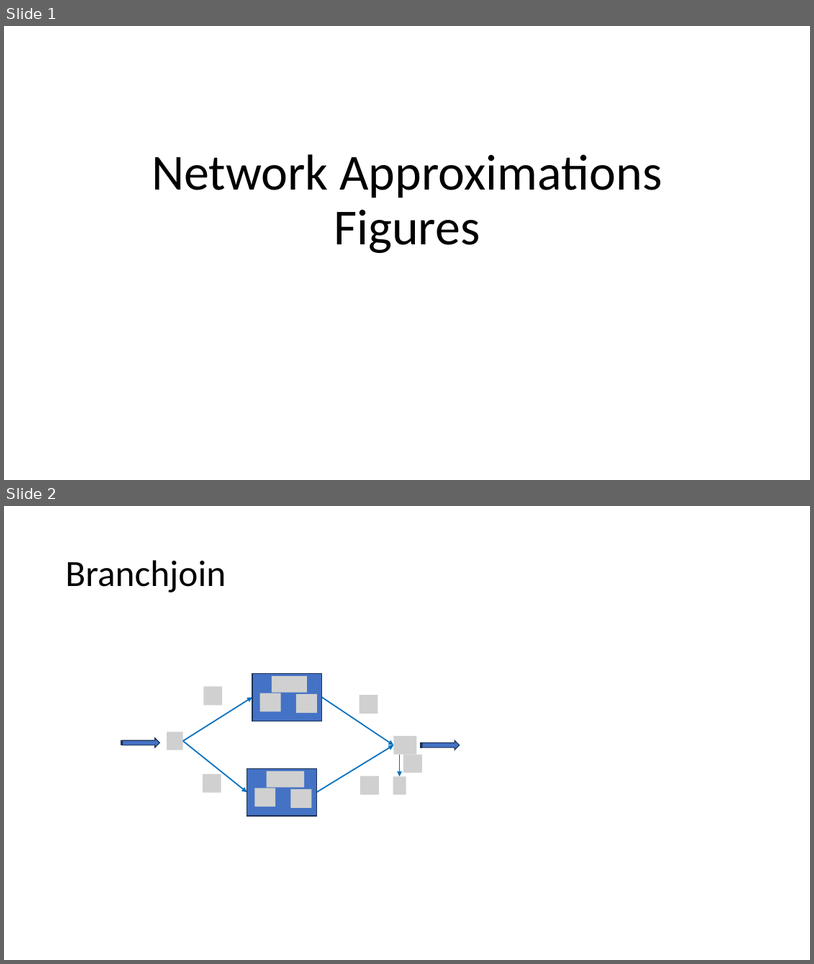
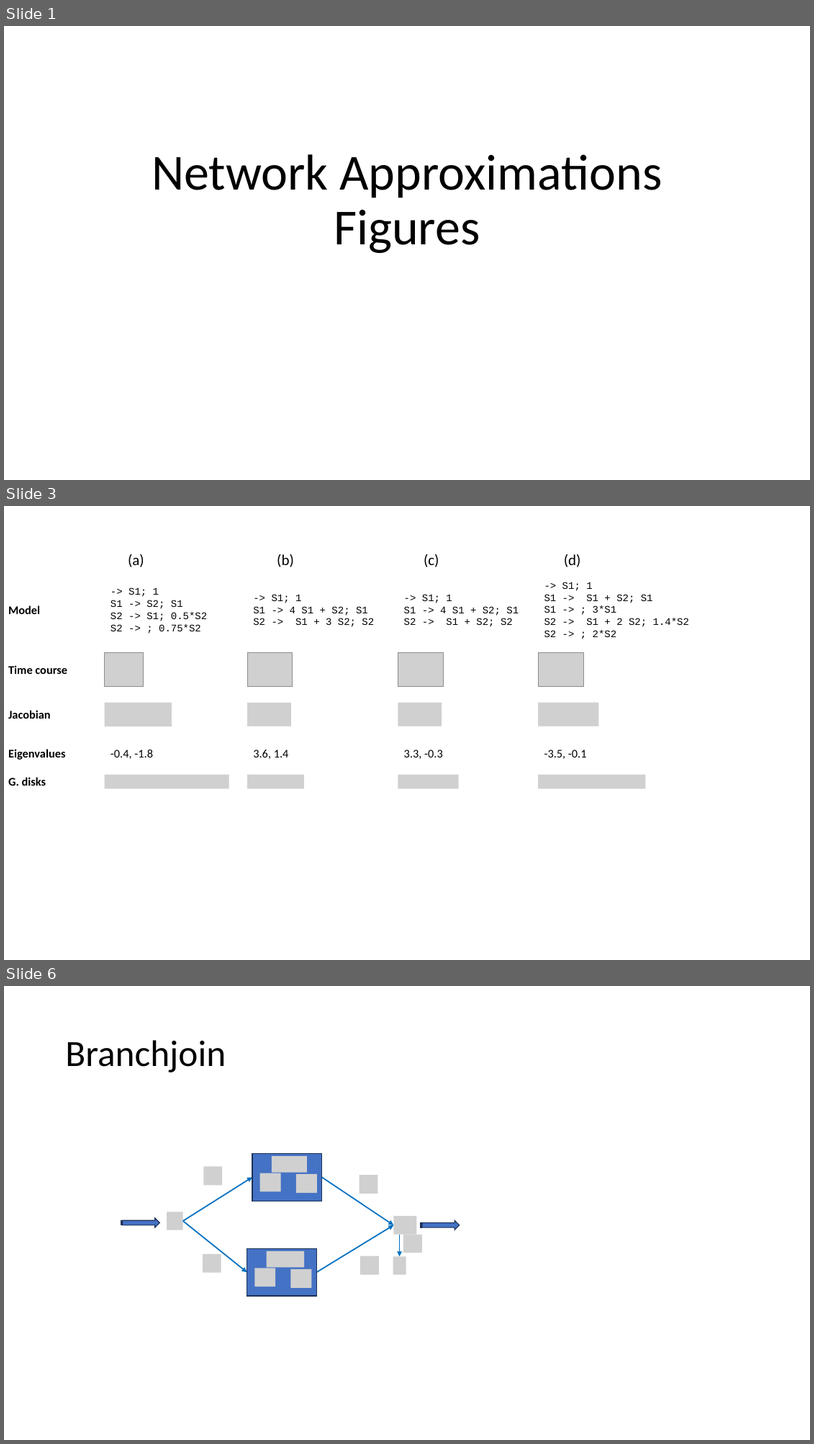
Before and after one commit to joseph-hellerstein/linear_reaction_networks, a slide deck: docs/figures.pptx. Shown one above the other, each under a label of ours: slides 1 and 2 before the commit, slides 1, 3 and 6 after it; the slides between them are not shown. The pictures are 814x964 and 814x1444 pixels, drawn with LibreOffice and Linux fonts; fonts in the diff are those of the drawing; grey boxes stand for pictures. Boxes give left, top, right and bottom in pixels: in the first picture for what was removed or moved away, otherwise in the second. Text is boxed around its words. In the diff, an @@ line names an element or a change of style, - is before the commit and + after.

```diff
--- a/docs/figures.pptx
+++ b/docs/figures.pptx
@@ slide 3 added at [4, 506, 810, 960], background #FFFFFF @@
@@ text added at [128, 554, 144, 567], 18 pt, text #000000 @@
+(a)
@@ text added at [277, 554, 294, 567], 18 pt, text #000000 @@
+(b)
@@ text added at [424, 554, 440, 567], 18 pt, text #000000 @@
+(c)
@@ text added at [564, 554, 581, 567], 18 pt, text #000000 @@
+(d)
@@ text added at [111, 587, 207, 631], 12 pt, text #000000 @@
+-> S1; 1
+S1 -> S2; S1
+S2 -> S1; 0.5*S2
+S2 -> ; 0.75*S2
@@ text added at [545, 582, 689, 637], 12 pt, text #000000 @@
+-> S1; 1
+S1 -> S1 + S2; S1
+S1 -> ; 3*S1
+S2 -> S1 + 2 S2; 1.4*S2
+S2 -> ; 2*S2
@@ text added at [8, 605, 40, 614], 14 pt, text #000000, bold @@
+Model
@@ text added at [253, 594, 374, 627], 12 pt, text #000000 @@
+-> S1; 1
+S1 -> 4 S1 + S2; S1
+S2 -> S1 + 3 S2; S2
@@ text added at [404, 594, 519, 627], 12 pt, text #000000 @@
+-> S1; 1
+S1 -> 4 S1 + S2; S1
+S2 -> S1 + S2; S2
@@ picture added at [104, 652, 143, 687] @@
@@ picture added at [248, 652, 293, 686] @@
@@ picture added at [399, 652, 444, 687] @@
@@ picture added at [539, 652, 584, 687] @@
@@ text added at [8, 665, 67, 674], 14 pt, text #000000, bold @@
+Time course
@@ text added at [8, 710, 51, 718], 14 pt, text #000000, bold @@
+Jacobian
@@ picture added at [104, 702, 172, 726] @@
@@ picture added at [248, 703, 291, 726] @@
@@ picture added at [399, 703, 442, 726] @@
@@ picture added at [539, 703, 599, 726] @@
@@ text added at [8, 749, 65, 759], 14 pt, text #000000, bold @@
+Eigenvalues
@@ text added at [111, 749, 153, 759], 14 pt, text #000000 @@
+-0.4, -1.8
@@ text added at [253, 749, 289, 759], 14 pt, text #000000 @@
+3.6, 1.4
@@ text added at [404, 749, 443, 759], 14 pt, text #000000 @@
+3.3, -0.3
@@ text added at [545, 749, 587, 759], 14 pt, text #000000 @@
+-3.5, -0.1
@@ text added at [8, 777, 46, 785], 14 pt, text #000000, bold @@
+G. disks
@@ picture added at [104, 775, 229, 789] @@
@@ picture added at [248, 775, 305, 789] @@
@@ picture added at [399, 775, 459, 789] @@
@@ picture added at [539, 775, 646, 789] @@
@@ what was slide 2 is now slide 6 @@
```
Also in this commit, not shown: 4 other slides added, 5 other files.
